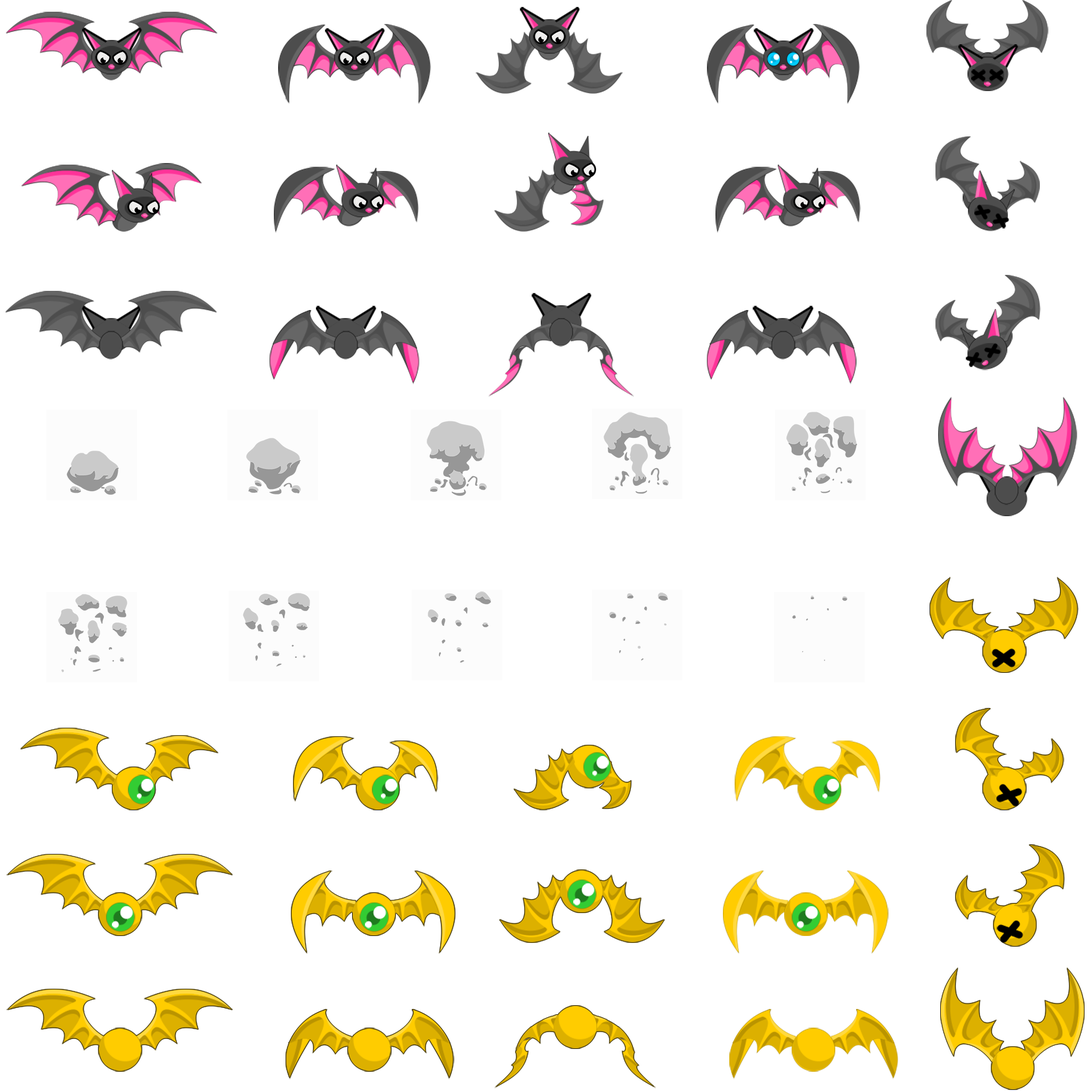
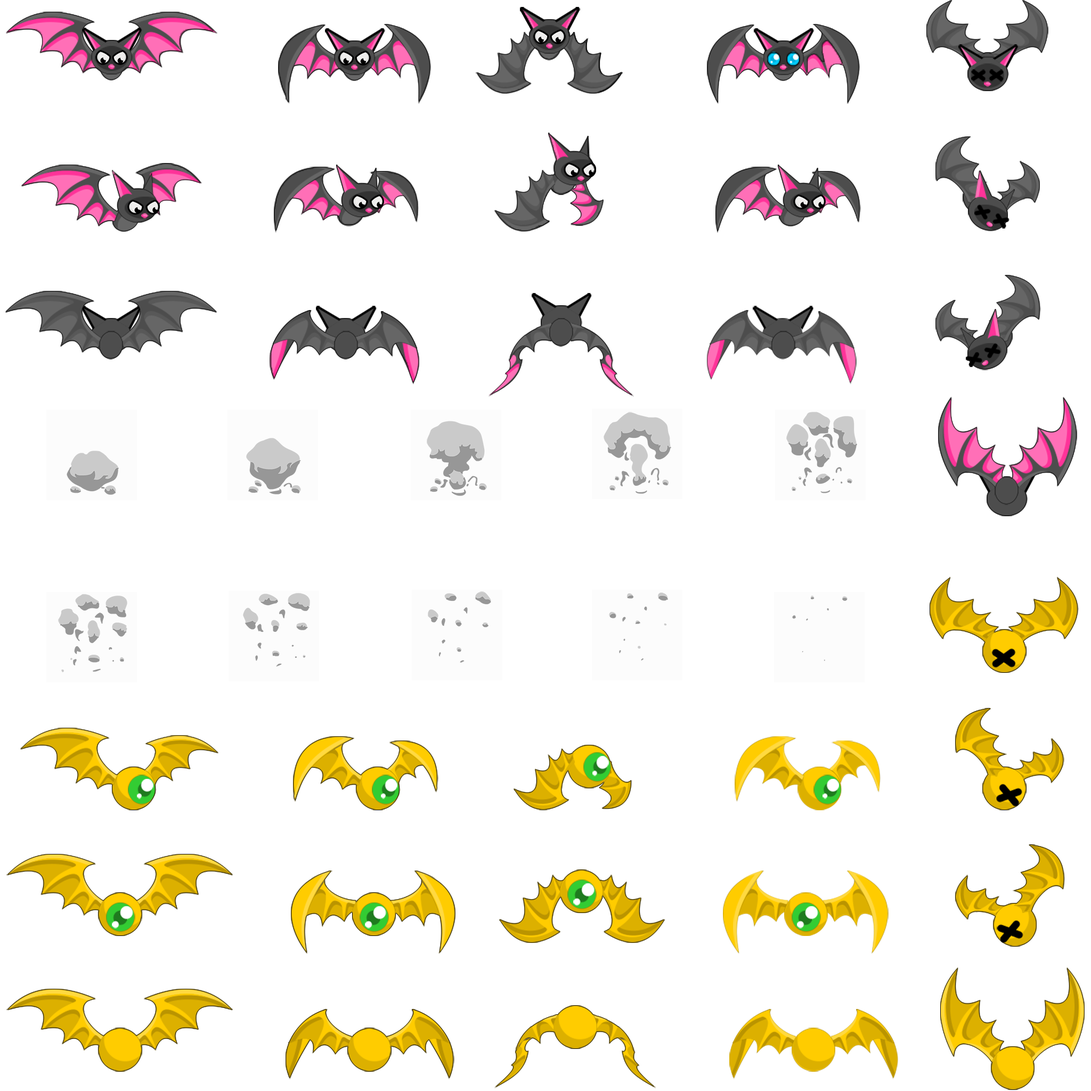
Two versions of the same layered image (1091 x 1091). Layer-by-layer changes:
painted on "Dropped Buffer #11" over [5, 6, 862, 233]
painted on "bats copy.png" over [5, 0, 1078, 517]
